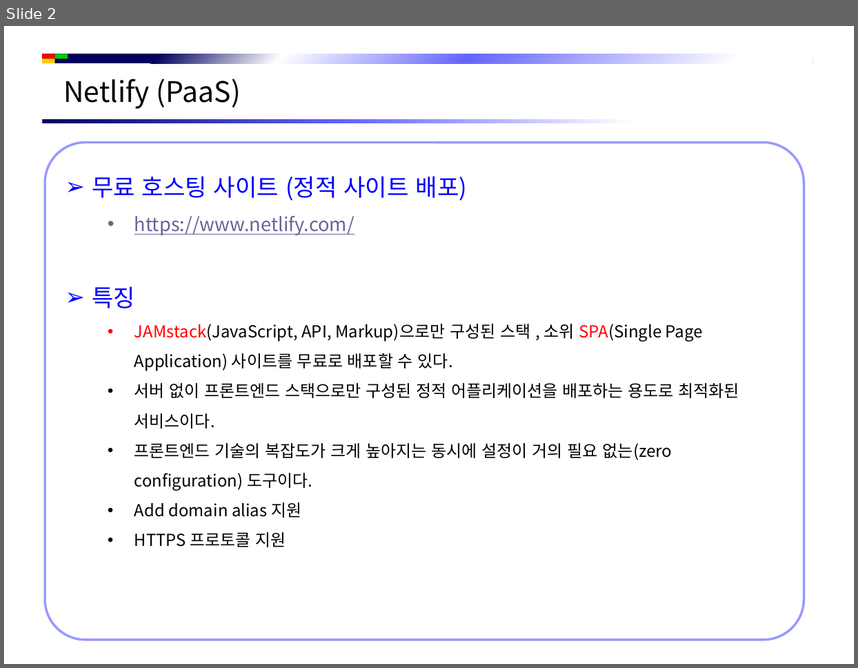
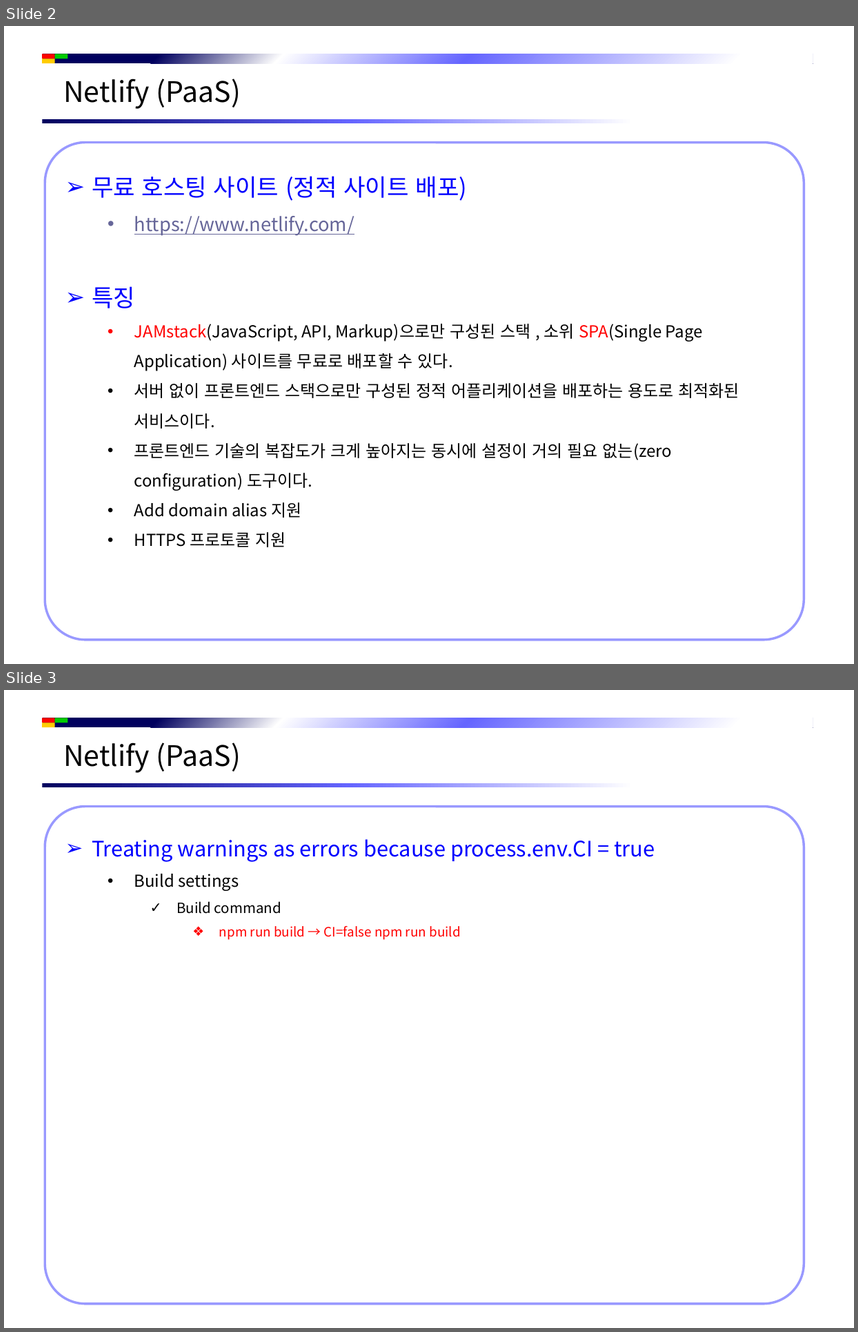
Before and after one commit to jsh-1235/Document, a slide deck: Front-End/Front-End 배포하기.pptx. Shown one above the other, each under a label of ours: slide 2 before the commit, slides 2 and 3 after it. The pictures are 858x668 and 858x1332 pixels, drawn with LibreOffice and Linux fonts; fonts in the diff are those of the drawing; background and template pictures are left out. Boxes give left, top, right and bottom in pixels: in the first picture for what was removed or moved away, otherwise in the second. Text is boxed around its words. In the diff, an @@ line names an element or a change of style, - is before the commit and + after.

```diff
--- a/Front-End/Front-End 배포하기.pptx
+++ b/Front-End/Front-End 배포하기.pptx
@@ slide 3 added at box(4, 690, 854, 1328), background #FFFFFF; not listed: 5 template elements that a slide beside it also shows @@
@@ text added at box(63, 742, 241, 773), 24 pt, text #000000 @@
+Netlify (PaaS)
@@ rounded rectangle added at box(45, 807, 804, 1304), fill #FFFFFF, outline #9999FF 2 pt, 18 pt, text #0000FF @@
+➢ Treating warnings as errors because process.env.CI = true
+  • Build settings
+    ✓ Build command
+      ❖ npm run build → CI=false npm run build
```
